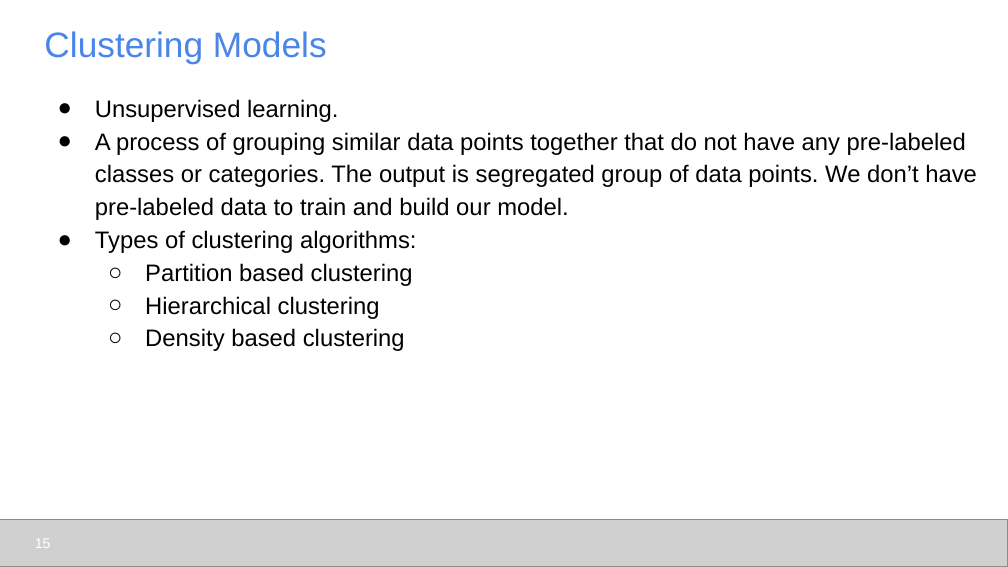
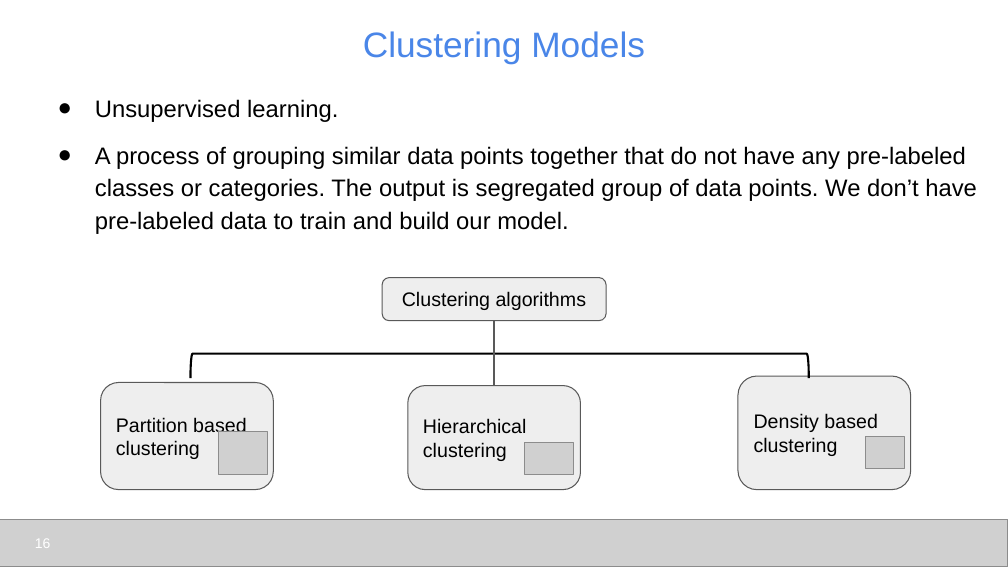
Before and after one commit to udel-cbcb/al_ml_workshop, a slide deck: slide 16 of Day_4/Lectures/Day_4_Lecture_1_ML_Models_and_Model_Evaluation.pptx (slide 15 before the commit). Drawn at 1008x567 pixels with LibreOffice and Linux fonts; fonts in the diff are those of the drawing; grey boxes stand for pictures. Boxes give left, top, right and bottom in pixels: in the first picture for what was removed or moved away, otherwise in the second. Text is boxed around its words. In the diff, an @@ line names an element or a change of style, - is before the commit and + after.

```diff
--- a/Day_4/Lectures/Day_4_Lecture_1_ML_Models_and_Model_Evaluation.pptx
+++ b/Day_4/Lectures/Day_4_Lecture_1_ML_Models_and_Model_Evaluation.pptx
@@ title "Clustering Models" at (363, 31, 645, 64): alignment left to centre @@
@@ text at (95, 146, 977, 234): more space between paragraphs @@
@@ text at (95, 230, 417, 351): paragraphs removed @@
-● Types of clustering algorithms:
-  ○ Partition based clustering
-  ○ Hierarchical clustering
-  ○ Density based clustering
@@ rounded rectangle added at (382, 277, 606, 321), fill #EEEEEE, outline #595959 0.75 pt, 14 pt, text #000000 @@
+Clustering algorithms
@@ line added from (494, 321) to (494, 386), #595959 1.5 pt @@
@@ left bracket added at (190, 353, 808, 377), outline #000000 1.5 pt @@
@@ rounded rectangle added at (101, 383, 273, 490), fill #EEEEEE, outline #595959 0.75 pt, 14 pt, text #000000 @@
+Partition based clustering
@@ rounded rectangle added at (408, 386, 581, 490), fill #EEEEEE, outline #595959 0.75 pt, 14 pt, text #000000 @@
+Hierarchical clustering
@@ rounded rectangle added at (738, 376, 910, 490), fill #EEEEEE, outline #595959 0.75 pt, 14 pt, text #000000 @@
+Density based clustering
@@ picture added at (219, 431, 267, 475) @@
@@ picture added at (524, 443, 573, 475) @@
@@ picture added at (865, 436, 904, 469) @@
```
Also in this commit, not shown: 24 other slides changed, 1 slide added, 8 other files.
